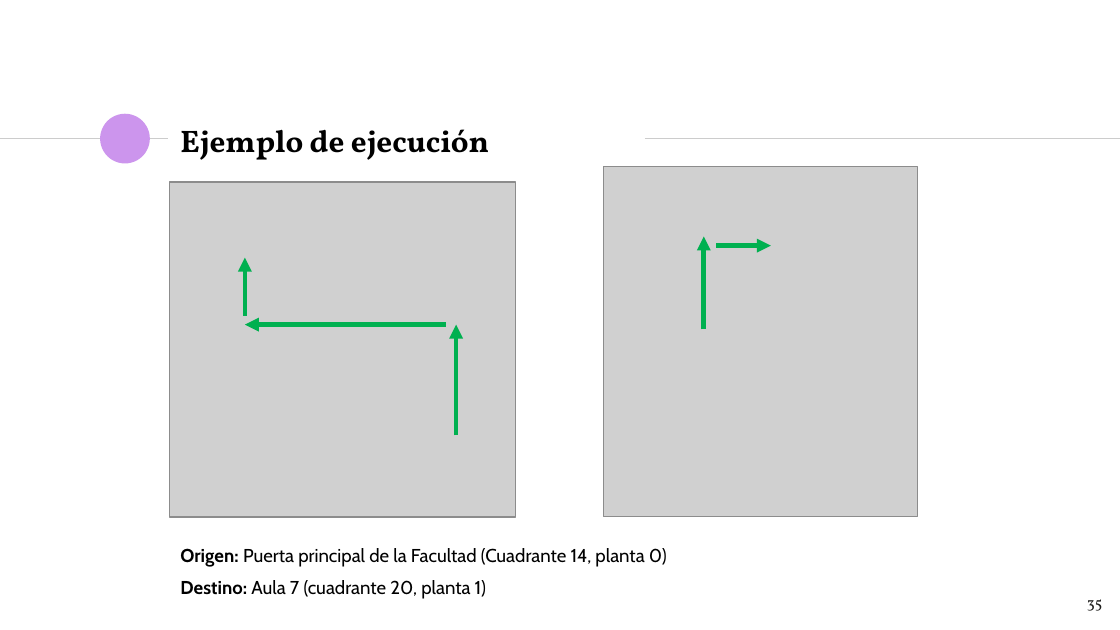
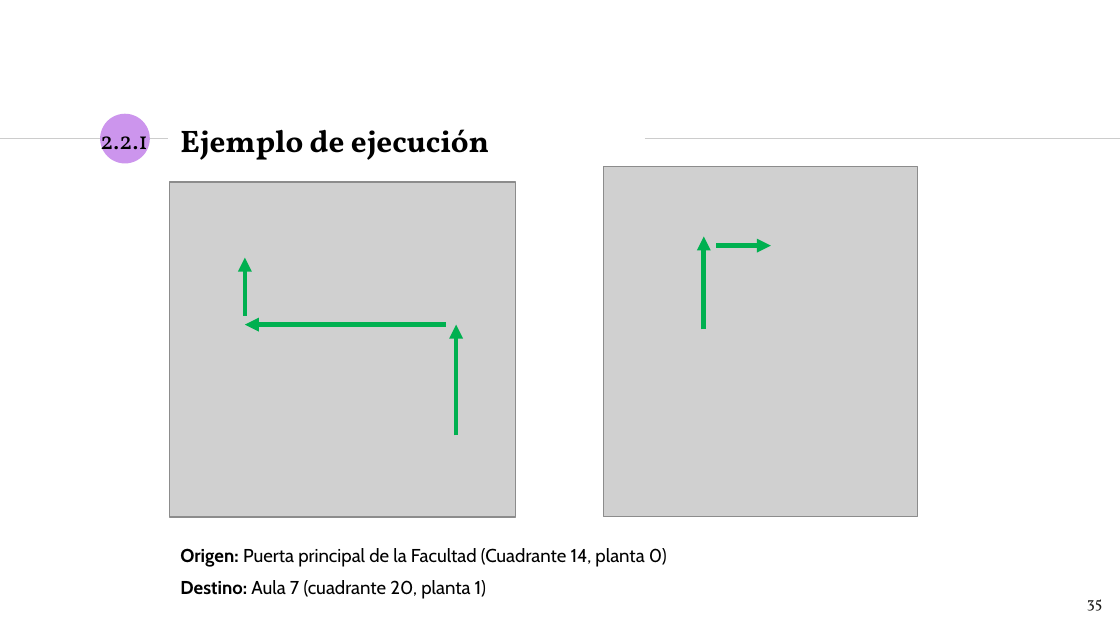
Before and after one commit to NILGroup/TFG-1920-DiscapacidadVisual, a slide deck: slide 35 of Defensa/Viola · SlidesCarnival_DiaposBelen.pptx. Drawn at 1120x630 pixels with LibreOffice and Linux fonts; fonts in the diff are those of the drawing; grey boxes stand for pictures. Boxes give left, top, right and bottom in pixels: in the first picture for what was removed or moved away, otherwise in the second. Text is boxed around its words. In the diff, an @@ line names an element or a change of style, - is before the commit and + after.

```diff
--- a/Defensa/Viola · SlidesCarnival_DiaposBelen.pptx
+++ b/Defensa/Viola · SlidesCarnival_DiaposBelen.pptx
@@ text added at [100,126,148,161], 16 pt, text #000000 @@
+2.2.1
```
Also in this commit, not shown: 9 other slides changed, 6 slides added, 1 other file.
